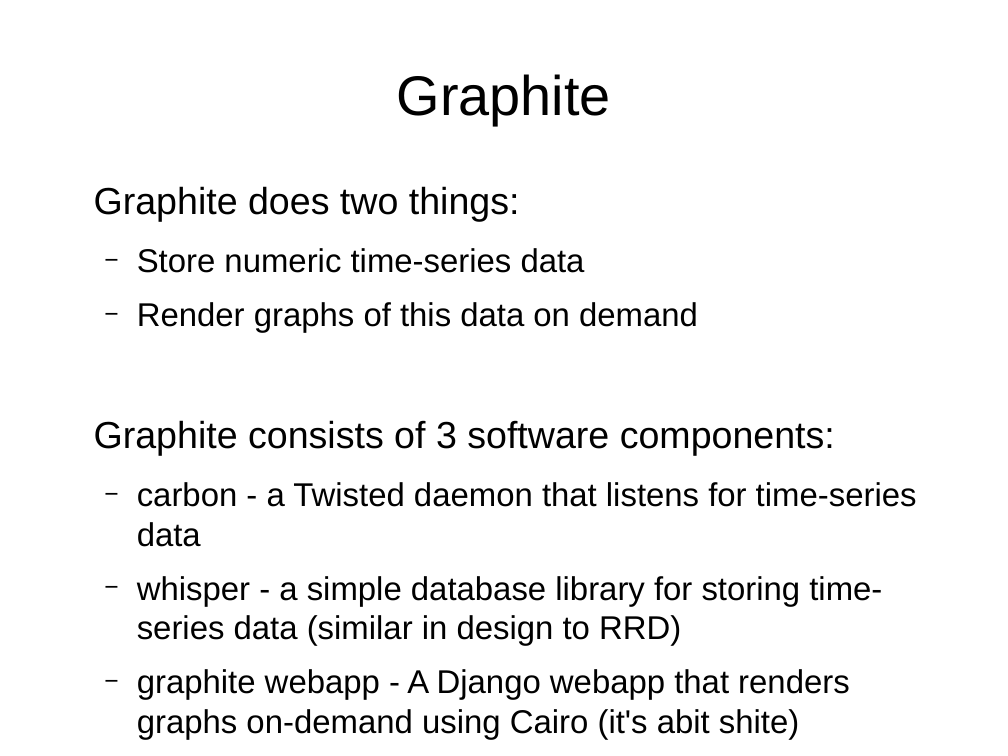
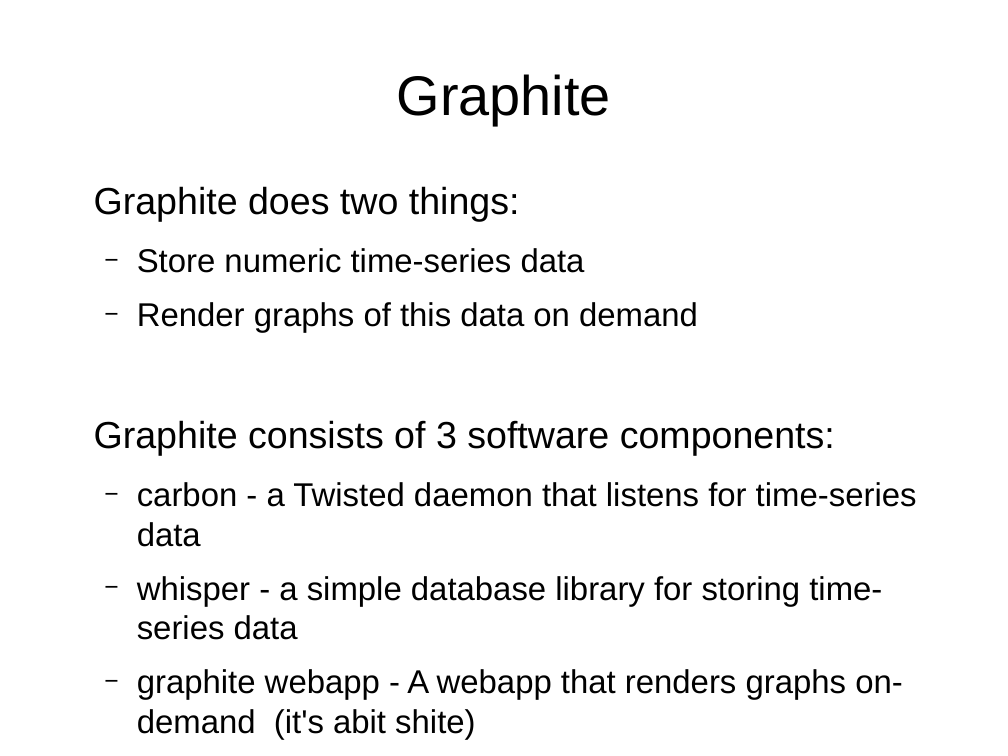
Before and after one commit to RobTaylor76/DevOpsNE-Visualisation-Talk, a slide deck: slide 10 of presentation.odp. Drawn at 1008x756 pixels with LibreOffice and Linux fonts; fonts in the diff are those of the drawing. Boxes give left, top, right and bottom in pixels: in the first picture for what was removed or moved away, otherwise in the second. Text is boxed around its words. In the diff, an @@ line names an element or a change of style, - is before the commit and + after.

Commit message:
updated presentation

```diff
--- a/presentation.odp
+++ b/presentation.odp
@@ text at (137,576,903,739): text changed @@
-  − whisper - a simple database library for storing time-series data (similar in design to RRD)
-  − graphite webapp - A Django webapp that renders graphs on-demand using Cairo (it's abit shite)
+  − whisper - a simple database library for storing time-series data
+  − graphite webapp - A webapp that renders graphs on-demand (it's abit shite)
```
Also in this commit, not shown: 5 other slides changed, 2 slides added, 1 slide removed.
